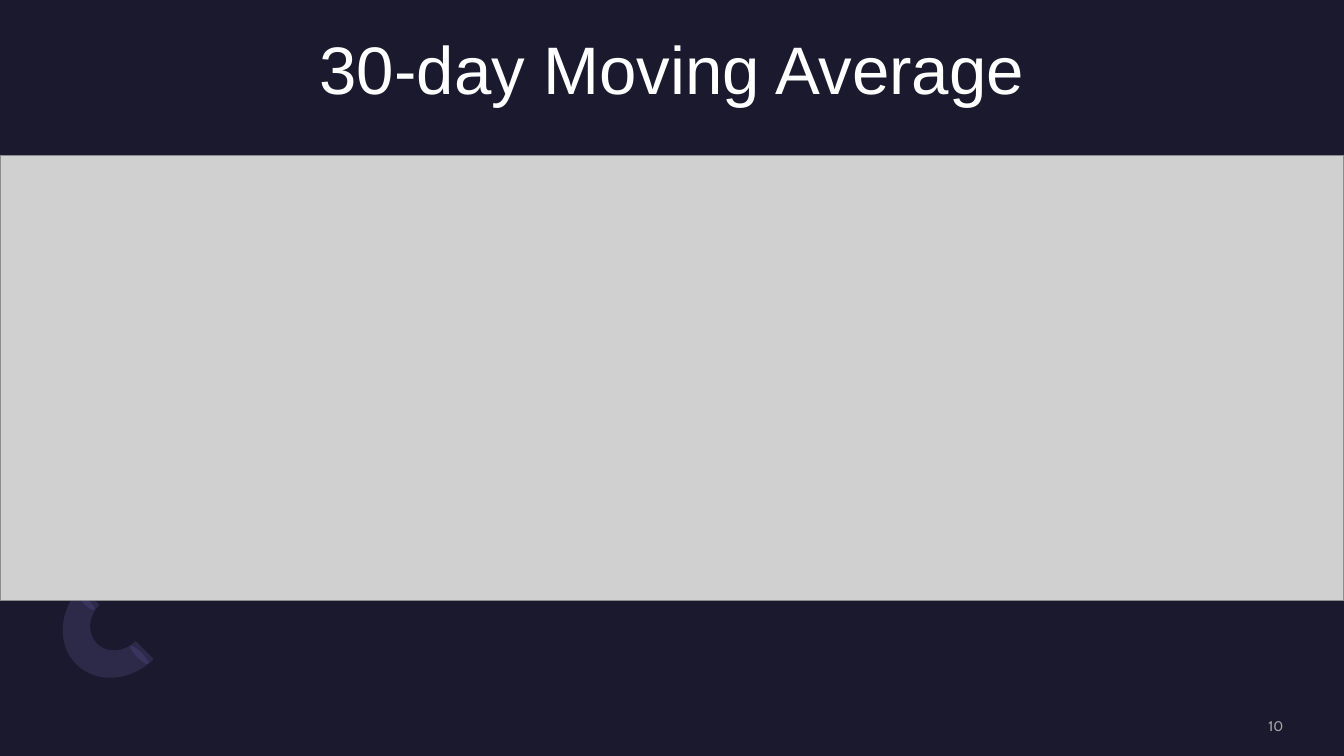
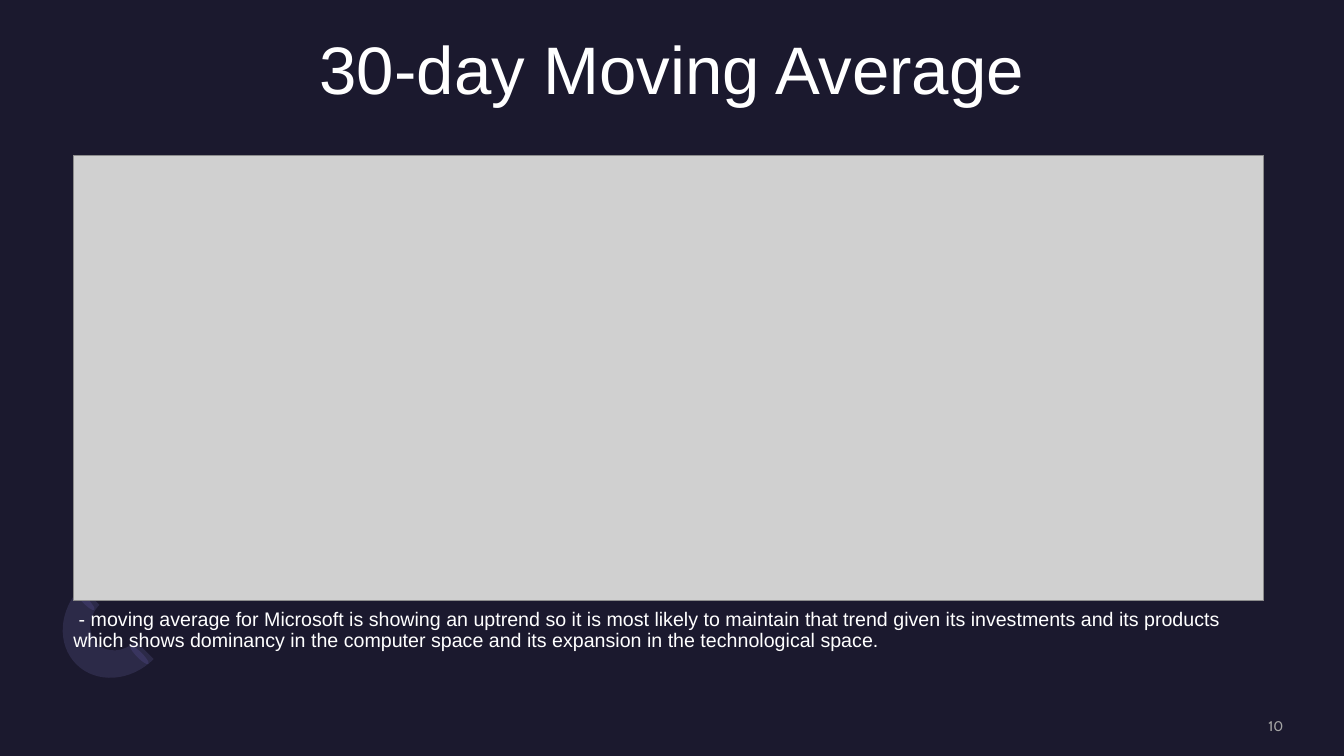
Before and after one commit to MlondiMq/Assignment-4, a slide deck: slide 10 of STOCK MARKET INVESTMENT STRATEGY.pptx. Drawn at 1344x756 pixels with LibreOffice and Linux fonts; fonts in the diff are those of the drawing; grey boxes stand for pictures. Boxes give left, top, right and bottom in pixels: in the first picture for what was removed or moved away, otherwise in the second. Text is boxed around its words. In the diff, an @@ line names an element or a change of style, - is before the commit and + after.

```diff
--- a/STOCK MARKET INVESTMENT STRATEGY.pptx
+++ b/STOCK MARKET INVESTMENT STRATEGY.pptx
@@ picture: place and size @@
-picture at [0, 155, 1344, 601]
+picture at [74, 155, 1264, 601]
@@ text added at [73, 611, 1219, 652], 14 pt, text #FFFFFF @@
+- moving average for Microsoft is showing an uptrend so it is most likely to maintain that trend given its investments and its products which shows dominancy in the computer space and its expansion in the technological space.
```
Also in this commit, not shown: 4 other slides changed, 1 slide added, 1 slide removed.
